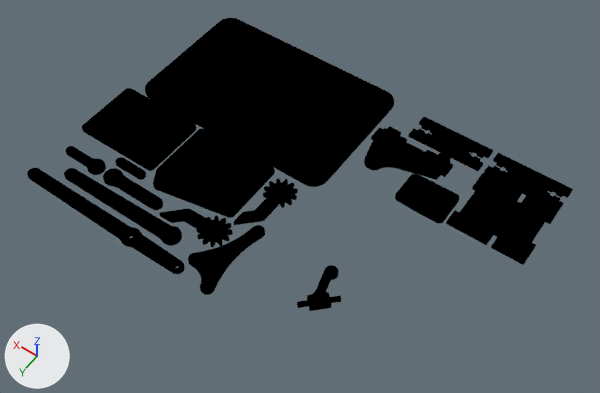
An edit to the Blender file RobotParts2.blend, drawn before and after from the same camera.
Camera for both pictures: a 50 mm lens placed at (-3.43, 12.84, 31.43), pointed at (11.04, -7.43, -0.41). Every picture has the same lights, and +X, +Y and +Z are marked at lower left.
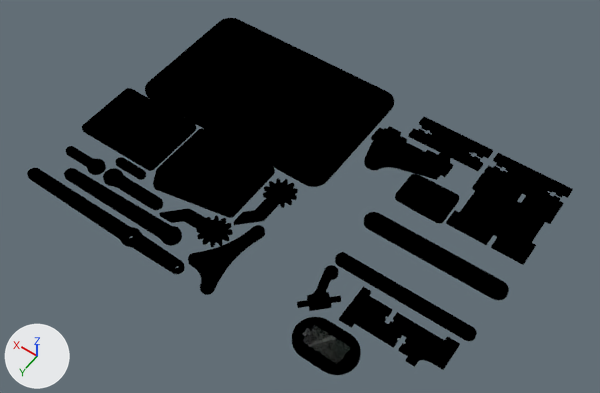
Commit message: Another Part Done

The change, as a list of edits to the scene's bpy script:
```text
Add me_cucurve_194:
    me_cucurve_194.from_pydata(...)  # 124 vertices, 64 faces; spans x 0.0078..0.0558, y -0.0457..-0.0265, z 0.0..0.002
    me_cucurve_194.materials.append(mat_svgmat)  # black #000000
Add me_cucurve_146:
    me_cucurve_146.from_pydata(...)  # 18 vertices, 11 faces; spans x 0.0446..0.0646, y -0.0187..-0.0089, z -0.003..0.0
Add me_cucurve_143:
    me_cucurve_143.from_pydata(...)  # 240 vertices, 122 faces; spans x 0.0384..0.0692, y -0.0238..-0.0038, z -0.002..0.0
    me_cucurve_143.materials.append(mat_svgmat)  # black #000000
Add me_cucurve_012:
    me_cucurve_012.from_pydata(...)  # 288 vertices, 146 faces; spans x 0.0041..0.0747, y -0.0558..-0.0494, z 0.0..0.002
    me_cucurve_012.materials.append(mat_svgmat)  # black #000000
Add me_cucurve_010:
    me_cucurve_010.from_pydata(...)  # a box spanning x 0.0154..0.0214, y -0.08027..-0.07788, z 0.0..0.00685
    me_cucurve_010.materials.append(mat_svgmat)  # black #000000
Add me_cucurve_009:
    me_cucurve_009.from_pydata(...)  # a box spanning x 0.0594..0.0634, y -0.08027..-0.07788, z 0.0..0.006
    me_cucurve_009.materials.append(mat_svgmat)  # black #000000
Add me_cucurve_006:
    me_cucurve_006.from_pydata(...)  # 240 vertices, 122 faces; spans x 0.0026..0.0762, y -0.0839..-0.0743, z 0.0..0.002
    me_cucurve_006.materials.append(mat_svgmat)  # black #000000
Change ob_curve_006:
    ob_curve_006: bpy.data.objects.new('Curve.006', cu_curve_006) -> bpy.data.objects.new('Curve.006', me_cucurve_006)
Change ob_curve_009:
    ob_curve_009: bpy.data.objects.new('Curve.009', cu_curve_009) -> bpy.data.objects.new('Curve.009', me_cucurve_009)
Change ob_curve_010:
    ob_curve_010: bpy.data.objects.new('Curve.010', cu_curve_010) -> bpy.data.objects.new('Curve.010', me_cucurve_010)
Change ob_curve_012:
    ob_curve_012: bpy.data.objects.new('Curve.012', cu_curve_012) -> bpy.data.objects.new('Curve.012', me_cucurve_012)
Change ob_curve_143:
    ob_curve_143: bpy.data.objects.new('Curve.143', cu_curve_143) -> bpy.data.objects.new('Curve.143', me_cucurve_143)
Change ob_curve_146:
    ob_curve_146: bpy.data.objects.new('Curve.146', cu_curve_146) -> bpy.data.objects.new('Curve.146', me_cucurve_146)
Change ob_curve_194:
    ob_curve_194: bpy.data.objects.new('Curve.194', cu_curve_194) -> bpy.data.objects.new('Curve.194', me_cucurve_194)
```

Boxes (x1, y1, x2, y2) around the edits, measured in the pictures (600 x 393 px):
'Curve.194', now drawn (black)
    after: (339, 287, 460, 370)
'Curve.006', now drawn (black)
    after: (364, 212, 509, 300)
'Curve.143', now drawn (black)
    after: (292, 317, 361, 375)
'Curve.012', now drawn (black)
    after: (335, 253, 477, 341)
'Curve.146', now drawn
    after: (303, 325, 348, 362)
'Curve.010', now drawn
    after: (468, 265, 484, 281)
'Curve.009', now drawn
    after: (388, 222, 398, 234)
